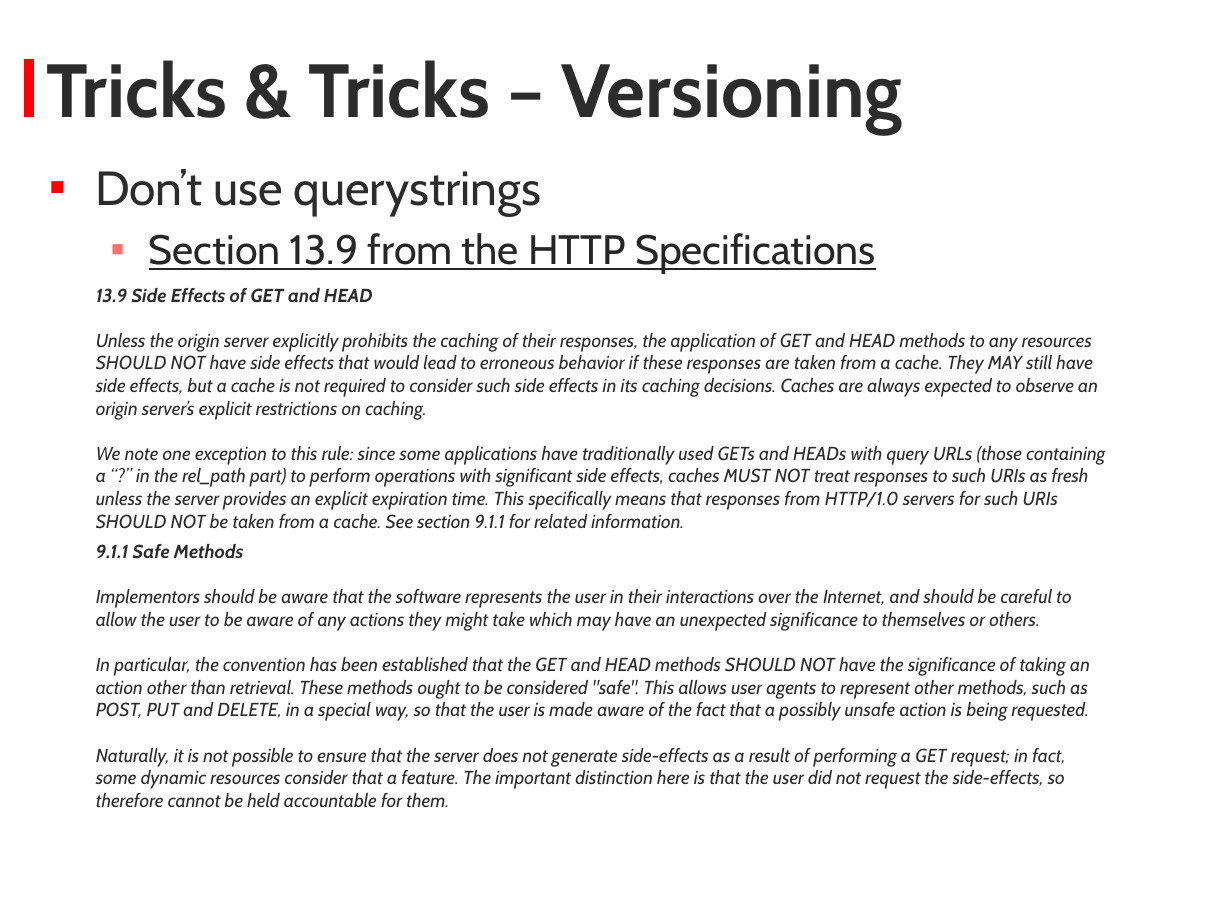
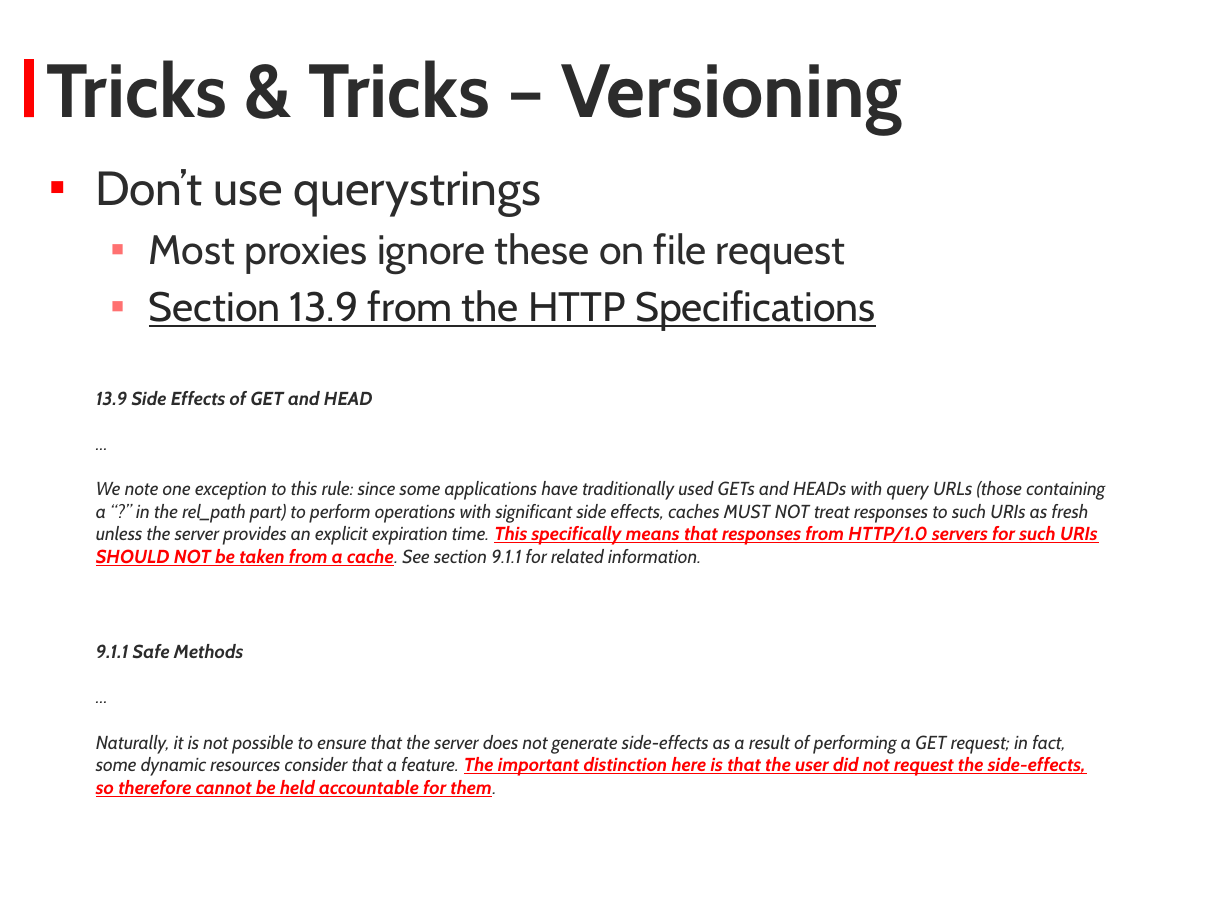
Before and after one commit to KyorCode/Bootcamp2013, a slide deck: slide 5 of Bootcamp_2013_Javascript.pptx. Drawn at 1232x924 pixels with LibreOffice and Linux fonts; fonts in the diff are those of the drawing; background and template pictures are left out. Boxes give left, top, right and bottom in pixels: in the first picture for what was removed or moved away, otherwise in the second. Text is boxed around its words. In the diff, an @@ line names an element or a change of style, - is before the commit and + after.

Commit message:
PPT update

```diff
--- a/Bootcamp_2013_Javascript.pptx
+++ b/Bootcamp_2013_Javascript.pptx
@@ text at (x1=149, y1=233, x2=846, y2=274): paragraph added @@
+  ▪ Most proxies ignore these on file request
@@ text at (x1=96, y1=333, x2=1098, y2=420): text changed @@
-Unless the origin server explicitly prohibits the caching of their responses, the application of GET and HEAD methods to any resources SHOULD NOT have side effects that would lead to erroneous behavior if these responses are taken from a cache. They MAY still have side effects, but a cache is not required to consider such side effects in its caching decisions. Caches are always expected to observe an origin server’s explicit restrictions on caching.
+…
@@ text "13.9 Side Effects of GET ..." moved from (x1=96, y1=288, x2=1105, y2=529) to (x1=96, y1=391, x2=1105, y2=566) @@
@@ text at (x1=96, y1=481, x2=1105, y2=566): text colour #2C2C2C to #FF0000, bold on, underline on in "This specifically means that responses from HTTP/1.0 ..." @@
@@ text at (x1=96, y1=589, x2=1090, y2=721): text changed @@
-Implementors should be aware that the software represents the user in their interactions over the Internet, and should be careful to allow the user to be aware of any actions they might take which may have an unexpected significance to themselves or others.
-In particular, the convention has been established that the GET and HEAD methods SHOULD NOT have the significance of taking an action other than retrieval. These methods ought to be considered "safe". This allows user agents to represent other methods, such as POST, PUT and DELETE, in a special way, so that the user is made aware of the fact that a possibly unsafe action is being requested.
+…
@@ text "9.1.1 Safe Methods" moved from (x1=96, y1=544, x2=1090, y2=807) to (x1=96, y1=644, x2=1086, y2=797) @@
@@ text at (x1=96, y1=735, x2=1086, y2=797): text colour #2C2C2C to #FF0000, bold on, underline on in "The important distinction here is that the ..." @@
```
Also in this commit, not shown: 4 other slides changed, 3 other files.
